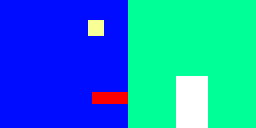
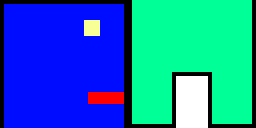
Revision of a layered 256 x 128 image; what changed, layer by layer:
renamed "Layer 3" to "Layer 7", painted on it over [0,0,128,128]
renamed "Layer 4" to "Layer 6", painted on it over [128,0,256,128]
